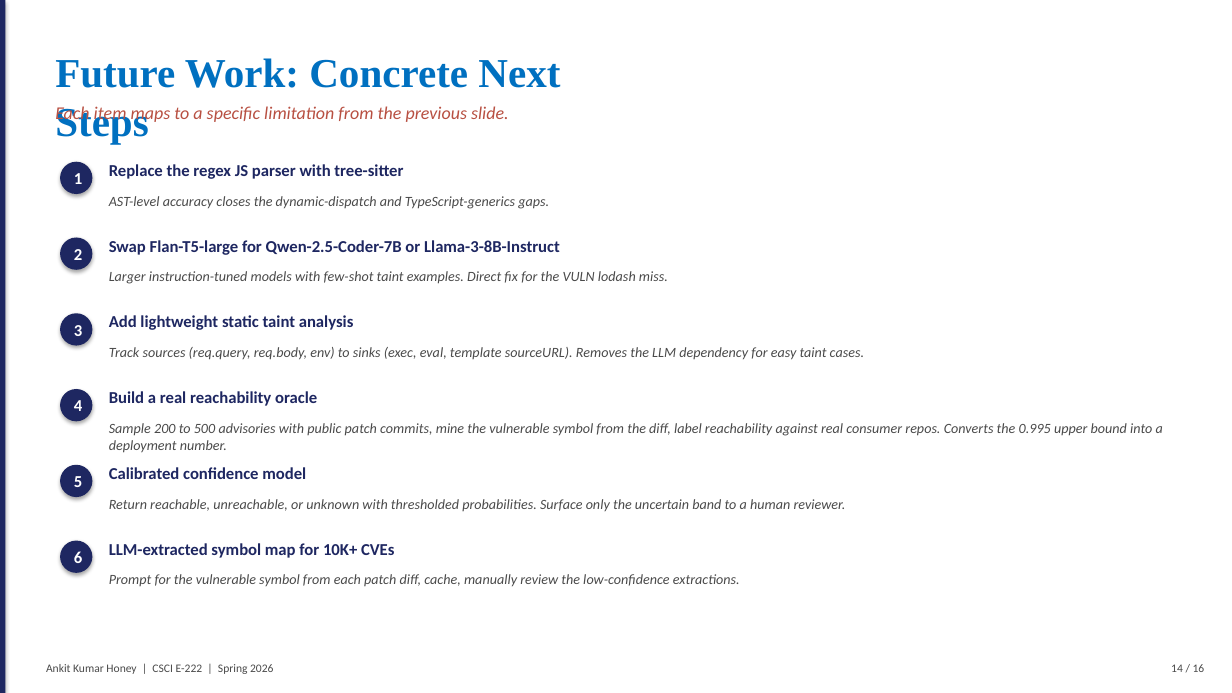
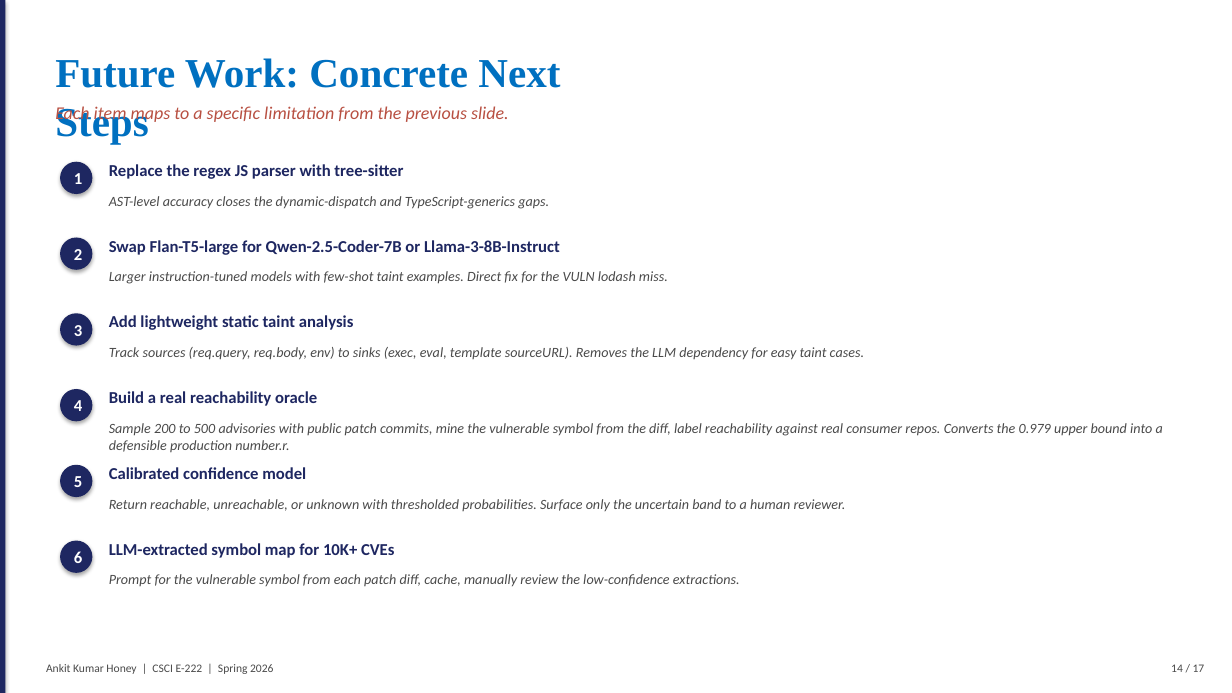
Before and after one commit to honeyankit/reachability-llm, a slide deck: slide 14 of reports/FalsePositive_SupplyChain_Honey.pptx. Drawn at 1232x693 pixels with LibreOffice and Linux fonts; fonts in the diff are those of the drawing. Boxes give left, top, right and bottom in pixels: in the first picture for what was removed or moved away, otherwise in the second. Text is boxed around its words. In the diff, an @@ line names an element or a change of style, - is before the commit and + after.

```diff
--- a/reports/FalsePositive_SupplyChain_Honey.pptx
+++ b/reports/FalsePositive_SupplyChain_Honey.pptx
@@ text at [109,423,1163,452]: text changed @@
-Sample 200 to 500 advisories with public patch commits, mine the vulnerable symbol from the diff, label reachability against real consumer repos. Converts the 0.995 upper bound into a deployment number.
+Sample 200 to 500 advisories with public patch commits, mine the vulnerable symbol from the diff, label reachability against real consumer repos. Converts the 0.979 upper bound into a defensible production number.r.
@@ text at [1171,664,1205,672]: text changed @@
-14 / 16
+14 / 17
```
Also in this commit, not shown: 14 other slides changed, 2 slides added, 1 slide removed, 5 other files.
